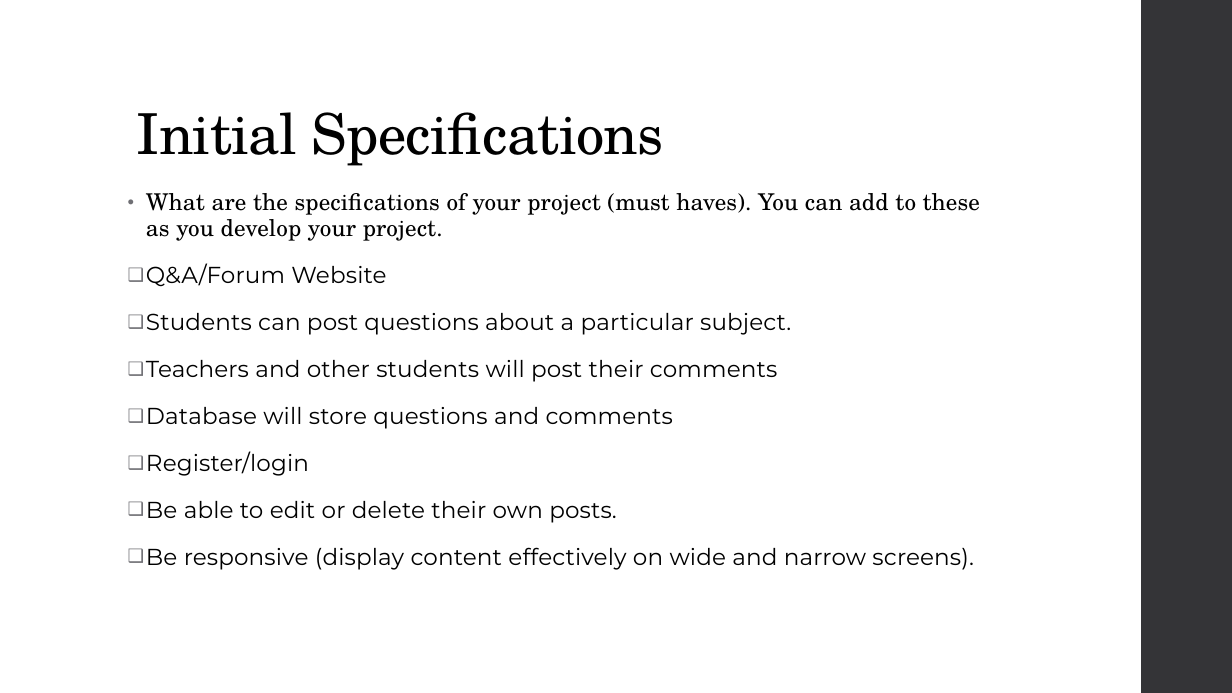
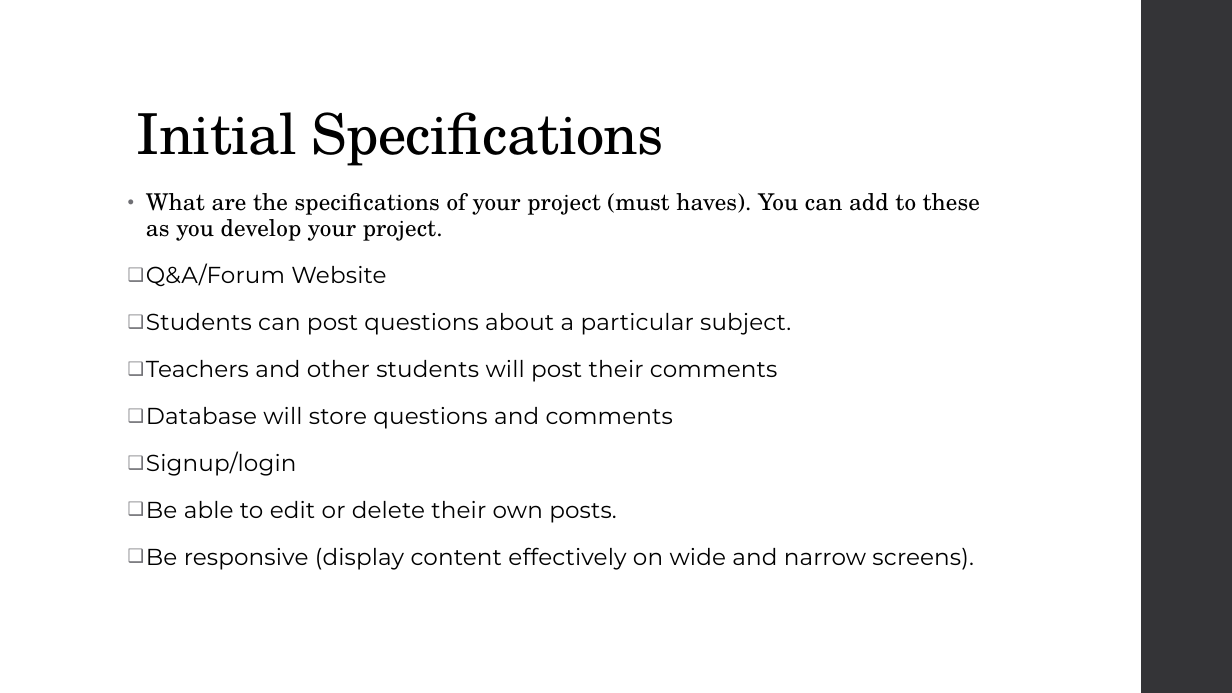
Before and after one commit to niuqaoJ-life/jollibee-fanpage, a slide deck: slide 6 of AS91903_91906_Evidence_Joaquin_Badenas.pptx. Drawn at 1232x693 pixels with LibreOffice and Linux fonts; fonts in the diff are those of the drawing. Boxes give left, top, right and bottom in pixels: in the first picture for what was removed or moved away, otherwise in the second. Text is boxed around its words. In the diff, an @@ line names an element or a change of style, - is before the commit and + after.

```diff
--- a/AS91903_91906_Evidence_Joaquin_Badenas.pptx
+++ b/AS91903_91906_Evidence_Joaquin_Badenas.pptx
@@ text at (146,451,297,476): text changed @@
-❑ Register/login
+❑ Signup/login
```
Also in this commit, not shown: 1 other slide changed.
